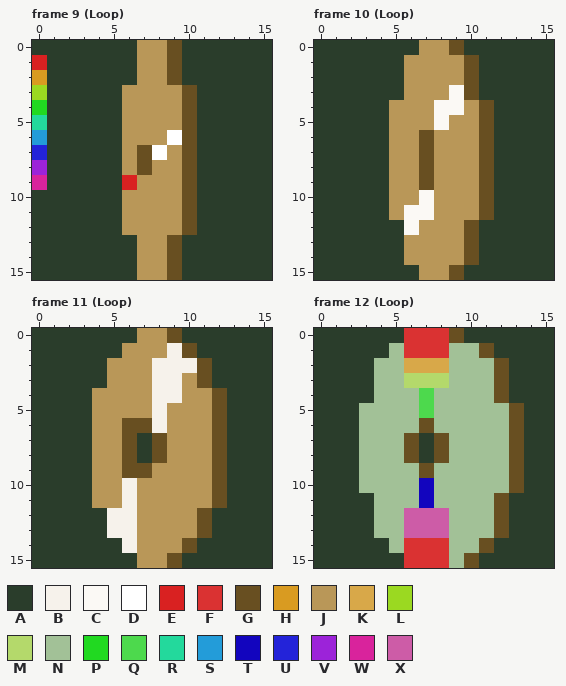
A pixel-art file gets an edit: assets/Prop/SaveDisk.ase. Above: the version before the commit.
16x16 pixels, 28 frames. Colours within 5 levels of each other are drawn and written as one. Shown: frame 9 (Loop), frame 10 (Loop), frame 11 (Loop), frame 12 (Loop). The commit also changed other frames, which this record leaves out.
Palette (. is transparent): A #2a3d2b  B #f6f2eb  C #fbf9f5  D #ffffff  E #d92121  F #da3232  G #684f21  H #d99b21  J #b99758  K #d8a849  L #9bd921  M #b4d96b  N #a2c197  P #21d921  Q #4dd94d  R #23d99c  S #239cd9  T #1205be  U #2323d9  V #9c23d9  W #d9239c  X #cd5ca7
The same view after the edit:
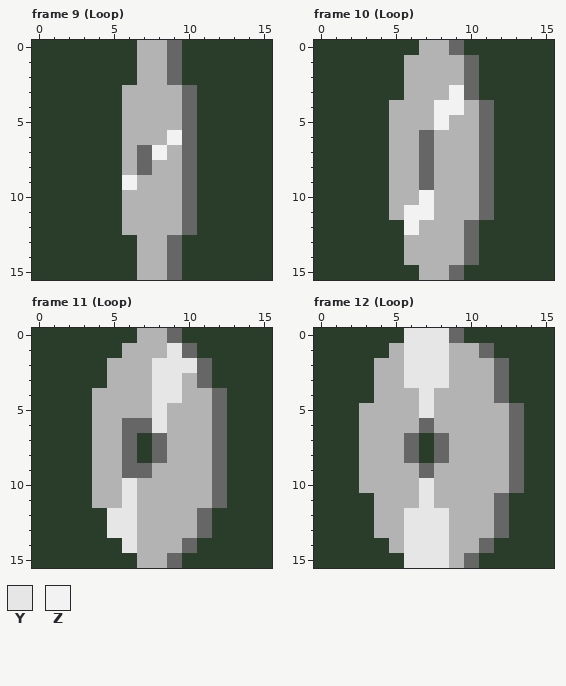
Colours new in this view: Y #e6e6e6  Z #f2f2f2
What changed:
layer "shines rainbow" now hidden
layer "silver side" added
Colour G changes from #684f21 to #666666.
Colour J changes from #b99758 to #b3b3b3.
Frame 9 (Loop):
The edit turns colour E into colour A in row 1 at x 0.
The edit turns colour H into colour A in row 2 at x 0.
The edit turns colour L into colour A in row 3 at x 0.
The edit turns colour P into colour A in row 4 at x 0.
The edit turns colour R into colour A in row 5 at x 0.
The edit turns colour S into colour A in row 6 at x 0.
The edit turns colour U into colour A in row 7 at x 0.
The edit turns colour V into colour A in row 8 at x 0.
The edit turns colour W into colour A in row 9 at x 0.
The edit turns colour D into colour Z in row 6 at x 9; in row 7 at x 8.
The edit turns colour E into colour Z in row 9 at x 6.
Frame 10 (Loop), layer "silver side":
The edit turns colour C into colour Z in row 3 at x 9; in row 4 at x 8 to 9; in row 5 at x 8; in row 10 at x 7; in row 11 at x 6 to 7; in row 12 at x 6.
Frame 11 (Loop), layer "silver side":
The edit turns colour B into colour Y in row 1 at x 9; in row 2 at x 8 to 10; in rows 3 to 4 at x 8 to 9; in rows 5 to 6 at x 8; in rows 10 to 11 at x 6; in rows 12 to 13 at x 5 to 6.
The edit turns colour B into colour Y in row 14 at x 6.
Frame 12 (Loop), layer "silver side":
The edit turns colour N into colour J in row 1 at x 5 and 9 to 10; in rows 2 to 3 at x 4 to 5 and 9 to 11; in row 4 at x 4 to 6 and 8 to 11; in rows 5 to 6 at x 3 to 6 and 8 to 12; in rows 7 to 8 at x 3 to 5 and 9 to 12; in rows 9 to 10 at x 3 to 6 and 8 to 12.
The edit turns colour N into colour J in row 11 at x 4 to 6 and 8 to 11; in rows 12 to 13 at x 4 to 5 and 9 to 11; in row 14 at x 5 and 9 to 10; in row 15 at x 9.
The edit turns colour F into colour Y in rows 0 to 1 at x 6 to 8; in rows 14 to 15 at x 6 to 8.
The edit turns colour K into colour Y in row 2 at x 6 to 8.
The edit turns colour M into colour Y in row 3 at x 6 to 8.
The edit turns colour Q into colour Y in rows 4 to 5 at x 7.
The edit turns colour T into colour Y in rows 10 to 11 at x 7.
The edit turns colour X into colour Y in rows 12 to 13 at x 6 to 8.
